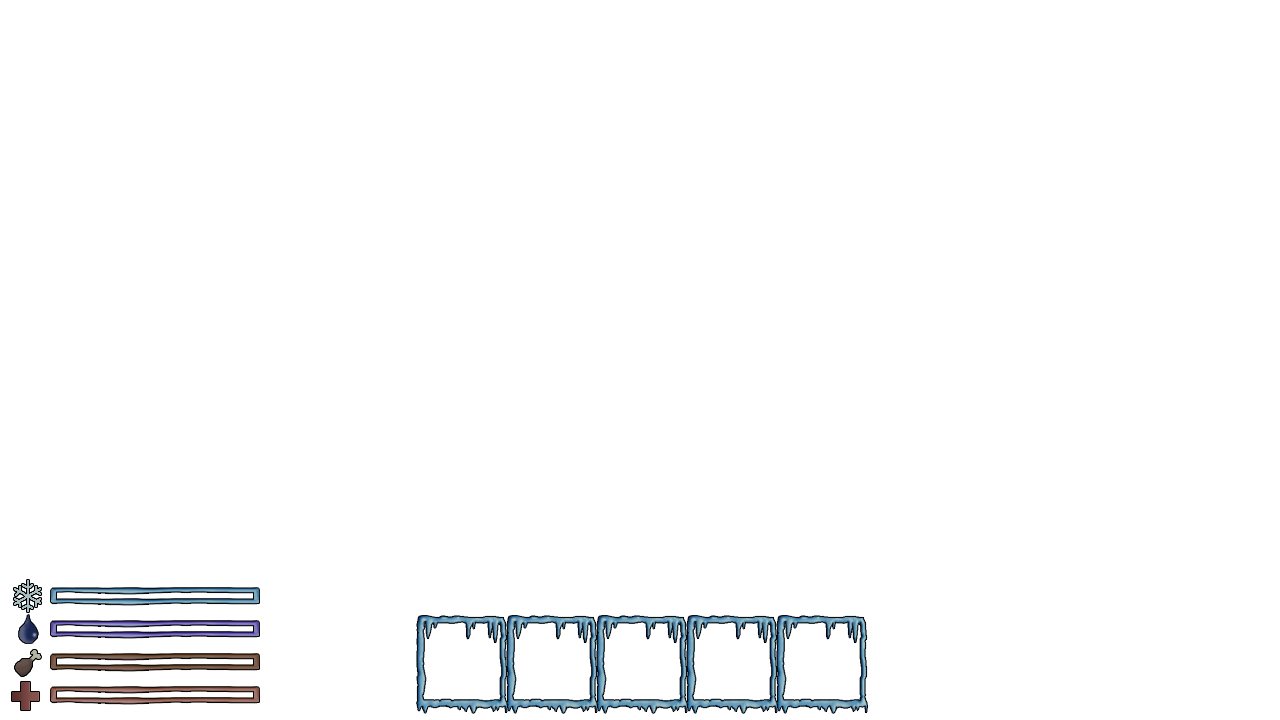
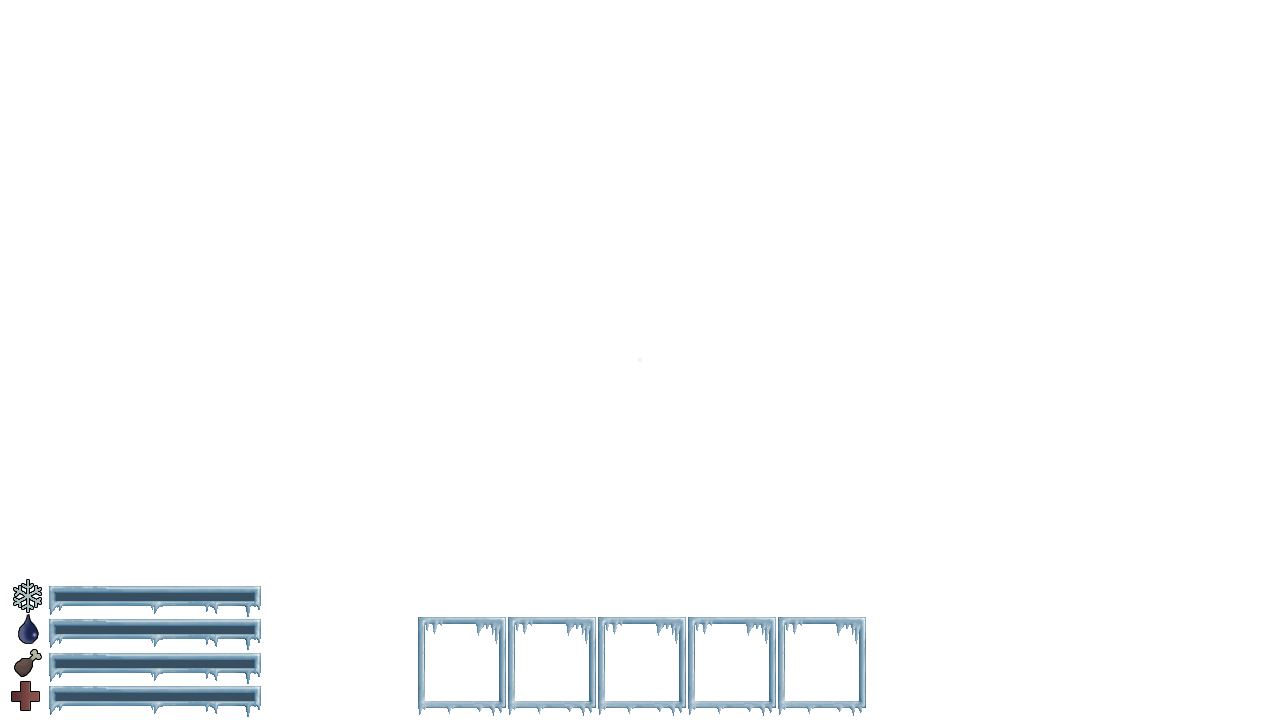
Two versions of the same layered image (1280px x 720px). Layer-by-layer changes:
added layer "ColdMeter copy 3" above "Group 2" over [left=49, top=586, right=261, bottom=717]
added layer "FrameICE copy 4" above "uiTexture3" over [left=418, top=617, right=866, bottom=716]
added layer "uiTexture3" above "uiTextureFlipped" over [left=49, top=358, right=642, bottom=711]
hid "Group 1 copy" over [left=49, top=586, right=867, bottom=713]
added layer "Layer 14" above "Layer 13" over [left=56, top=592, right=255, bottom=701]
